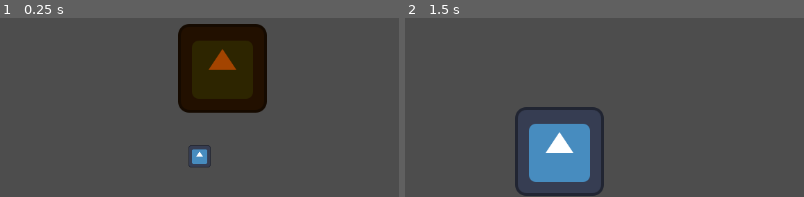
Above: before the commit, frames 1-2 (left to right).
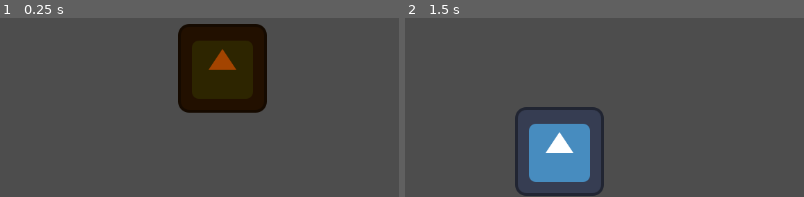
Above: after the commit, the same moments.

Repository: KameiKojirou/Multiplayer-practice
Game: Godot game, scene res://multiplayer_test.tscn
Two runs of this game, one before a commit and one after it. Both use one fixed random seed, a clock stepped at 60 frames per second and the inputs below. The engine's default icon, where the game draws it, is replaced by a stand-in: a white triangle on a blue panel in a dark square.
Inputs:
- Up to frame 1 (0.25 s): no input
- Up to frame 2 (1.5 s): tap Enter at 0.5 s; hold Right (ui_right) 0.53-1.25 s; click "Host" at 1.25 s
The pictures show only the part of the screen within x 31-81%, y 0-50%; the shares and areas given below are measured in that part.

The runs differ from the first frame. In frame 1, 0.4% of the frame differs, in the area x 47-53%, y 70-84%; in frame 2, nothing differs.

Commit message:
fixed pressure plate bugs

Diff:
--- a/multiplayer_test.tscn
+++ b/multiplayer_test.tscn
@@ -38,10 +38,6 @@
 position = Vector2(193, 261)
 door = NodePath("../door")
 
-[node name="pressure_plate2" parent="." node_paths=PackedStringArray("door") instance=ExtResource("3_q3bjm")]
-position = Vector2(641, 331)
-door = NodePath("../door")
-
 [node name="door" parent="." instance=ExtResource("4_pg252")]
 position = Vector2(674, 204)
 
--- a/pressure_plate.tscn
+++ b/pressure_plate.tscn
@@ -6,22 +6,30 @@
 script/source = "extends Area2D
 
 @export var door: Door
-@onready var collision_shape := door.get_node(\"CollisionShape2D\") as CollisionShape2D
-@onready var state:bool
+var collision_shape: CollisionShape2D
+@export var body_count: int = 0
+@onready var state: bool
+func _ready():
+	if door:
+		collision_shape = door.get_node(\"CollisionShape2D\") as CollisionShape2D
+	else:
+		push_warning(\"⚠️ No door assigned to pressure plate!\")
 
 func _on_body_entered(body: Node2D) -> void:
+	body_count += 1
 	_change_state()
 
-
 func _on_body_exited(body: Node2D) -> void:
+	body_count -= 1
 	_change_state()
 
-
 func _change_state() -> void:
-	state = !state
-	collision_shape.disabled = state
-	print(state)
-#
+	if body_count > 0:
+		collision_shape.call_deferred(\"set_disabled\", true)
+	else:
+		collision_shape.call_deferred(\"set_disabled\", false)
+	print(\"body_count: \",body_count)
+	print(\"Door collider state (deferred):\", state)
 "
 
 [sub_resource type="CircleShape2D" id="CircleShape2D_uot4y"]
